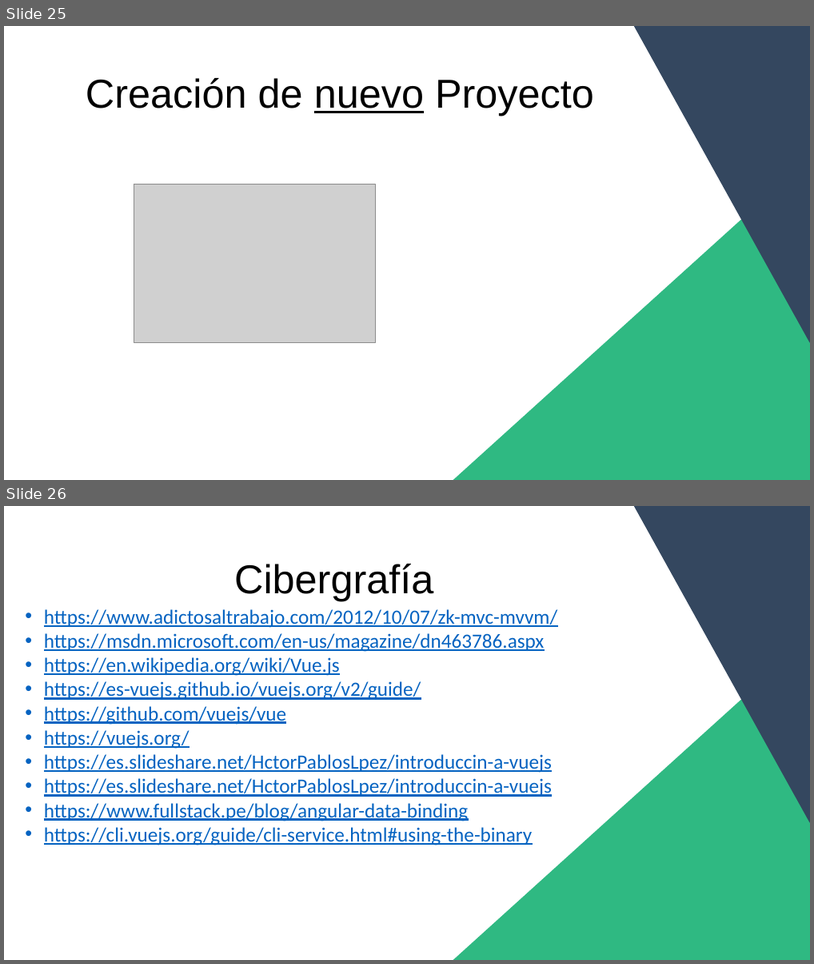
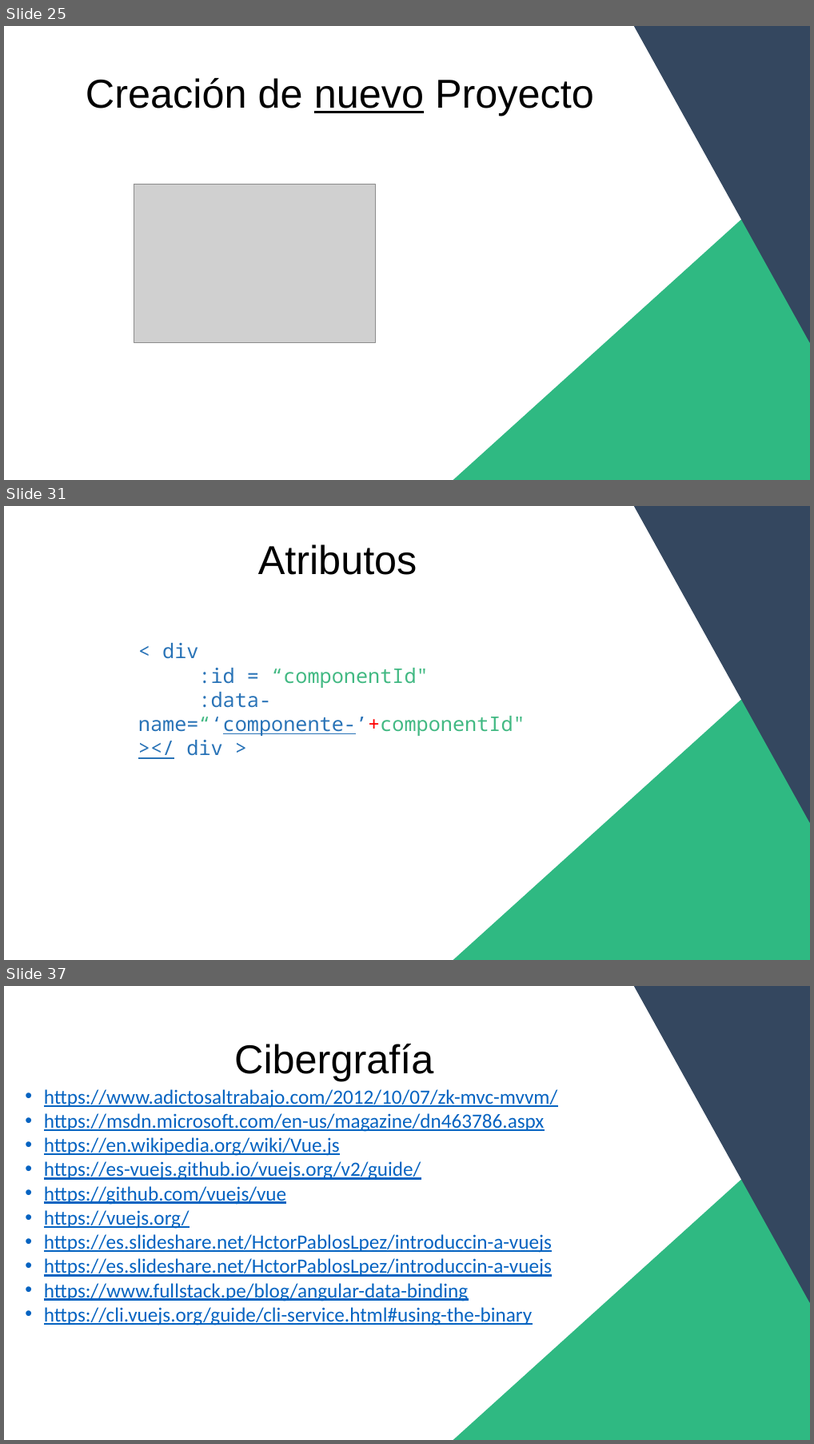
Before and after one commit to jairGomezRod/CursoVueITCancun, a slide deck: PresentaciónVue.pptx. Shown one above the other, each under a label of ours: slides 25 and 26 before the commit, slides 25, 31 and 37 after it; the slides between them are not shown. The pictures are 814x964 and 814x1444 pixels, drawn with LibreOffice and Linux fonts; fonts in the diff are those of the drawing; grey boxes stand for pictures. Boxes give left, top, right and bottom in pixels: in the first picture for what was removed or moved away, otherwise in the second. Text is boxed around its words. In the diff, an @@ line names an element or a change of style, - is before the commit and + after.

```diff
--- a/PresentaciónVue.pptx
+++ b/PresentaciónVue.pptx
@@ slide 31 added at [4, 506, 810, 960], background #FFFFFF @@
@@ triangle added at [635, 506, 810, 822], fill #34475F, outline #34475F 1 pt @@
@@ text added at [258, 544, 418, 575], 48 pt, text #000000 @@
+Atributos
@@ text added at [138, 643, 526, 756], 24 pt, text #2973B7 @@
+< div
+:id = “componentId"
+:data-name=“‘componente-’+componentId"
+></ div >
@@ triangle added at [454, 638, 810, 960], fill #2FB982, outline #2FB982 1 pt @@
@@ what was slide 26 is now slide 37 @@
```
Also in this commit, not shown: 10 other slides added, 1 other file.
